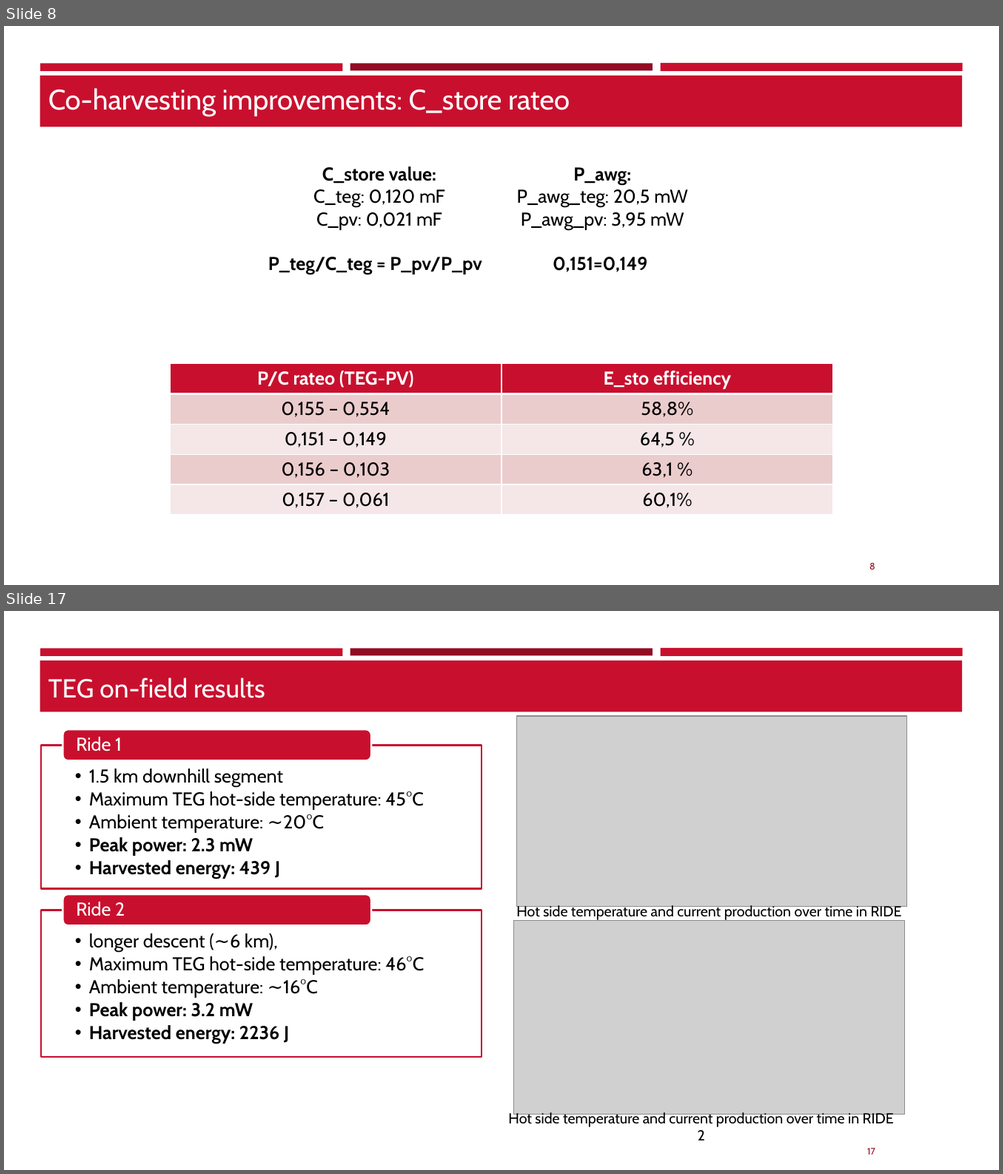
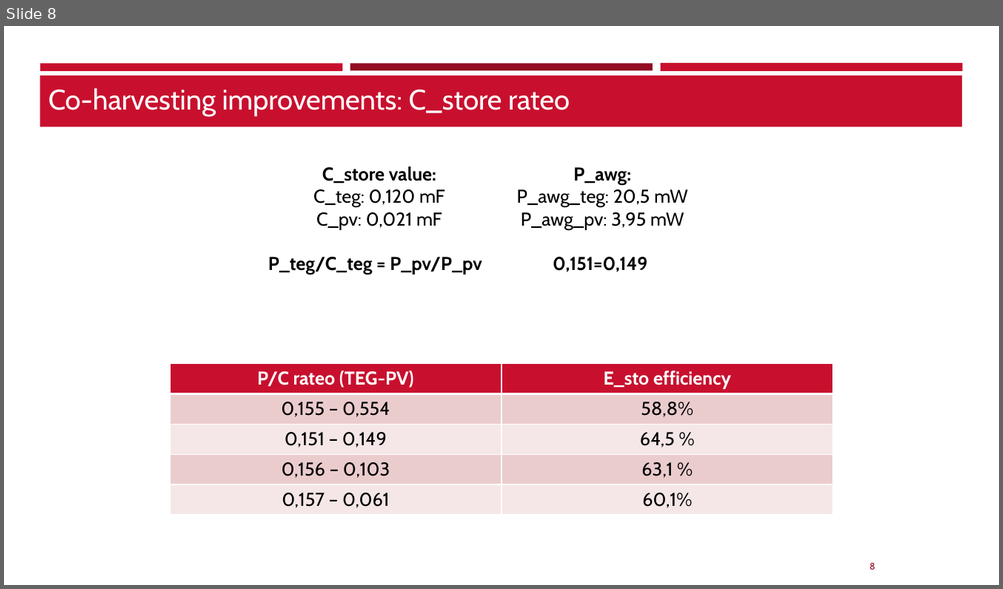
Before and after one commit to TheBepps/RideSyncEmbedded, a slide deck: Presentation/Final_results.pptx. Shown one above the other, each under a label of ours: slides 8 and 17 before the commit, slide 8 after it; the slides between them are not shown. The pictures are 1003x1174 and 1003x589 pixels, drawn with LibreOffice and Linux fonts; fonts in the diff are those of the drawing; grey boxes stand for pictures; background and template pictures are left out. Boxes give left, top, right and bottom in pixels: in the first picture for what was removed or moved away, otherwise in the second. Text is boxed around its words. In the diff, an @@ line names an element or a change of style, - is before the commit and + after.

Commit message:
fianl results ppt

```diff
--- a/Presentation/Final_results.pptx
+++ b/Presentation/Final_results.pptx
@@ slide 17 removed at [4,611,999,1170], background #FFFFFF; not listed: 5 template elements that a slide beside it also shows @@
@@ title removed at [48,678,265,698] @@
-TEG on-field results
@@ picture removed at [517,716,907,907] @@
@@ group removed at [40,729,481,1057]: 4 texts, 2 rectangles, 2 rounded rectangles @@
-  • 1.5 km downhill segment
-  • Maximum TEG hot-side temperature: 45°C
-  • Ambient temperature: ∼20°C
-  • Peak power: 2.3 mW
-  • Harvested energy: 439 J
-Ride 1
-  • longer descent (∼6 km),
-  • Maximum TEG hot-side temperature: 46°C
-  • Ambient temperature: ∼16°C
-  • Peak power: 3.2 mW
-  • Harvested energy: 2236 J
-Ride 2
@@ picture removed at [514,920,904,1115] @@
@@ text removed at [516,904,902,920] @@
-Hot side temperature and current production over time in RIDE 1
@@ text removed at [508,1111,893,1141] @@
-Hot side temperature and current production over time in RIDE 2
```
Also in this commit, not shown: 2 slides changed, 2 slides added, 13 other slides removed, 7 other files.
